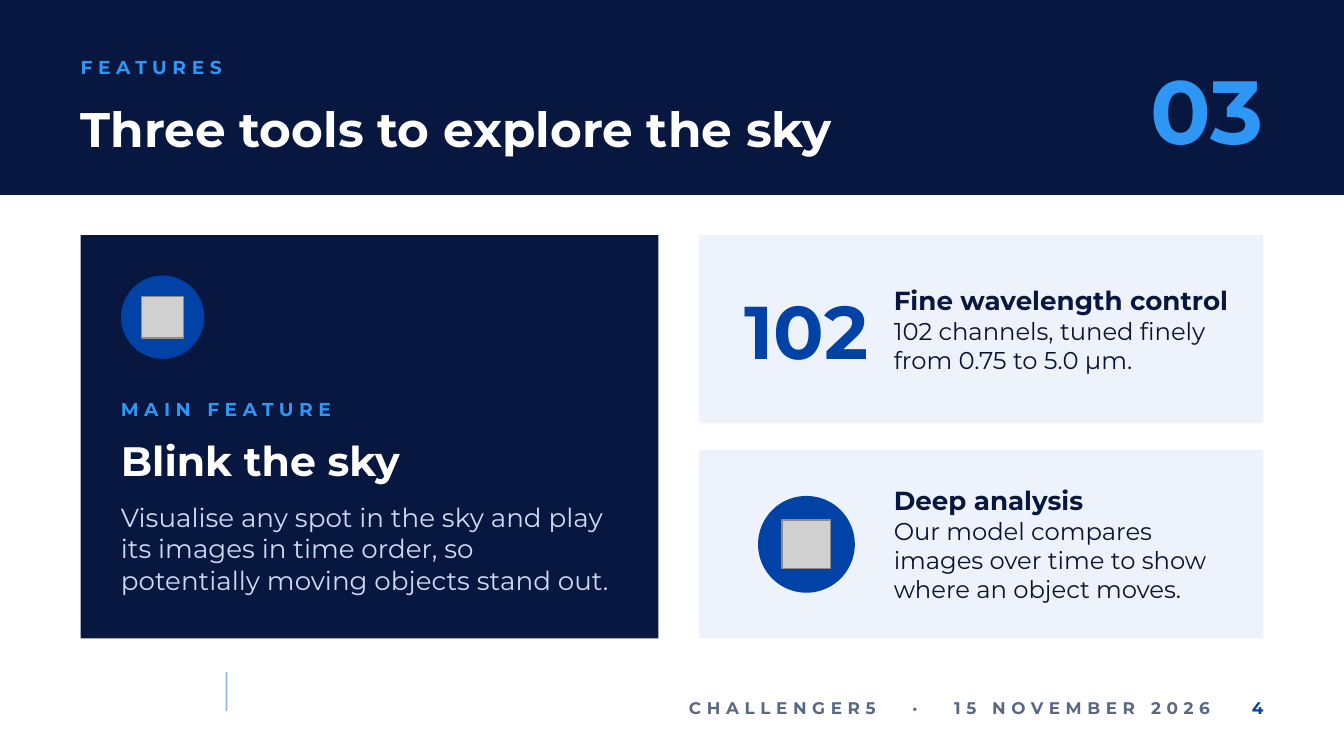
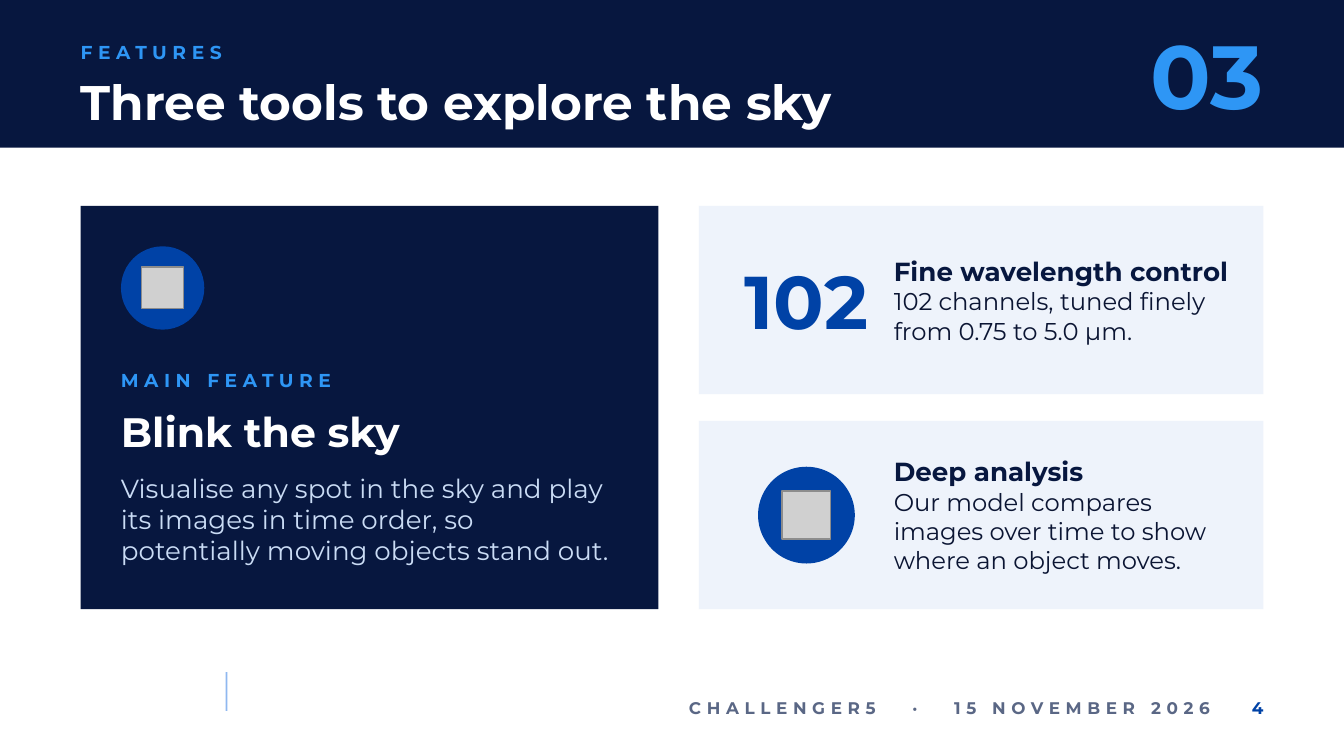
Before and after one commit to ngydc/sac-challenger5, a slide deck: slide 4 of docs/submission/CHALLENGER5_pitch.pptx. Drawn at 1344x756 pixels with LibreOffice and Linux fonts; fonts in the diff are those of the drawing; grey boxes stand for pictures; background and template pictures are left out. Boxes give left, top, right and bottom in pixels: in the first picture for what was removed or moved away, otherwise in the second. Text is boxed around its words. In the diff, an @@ line names an element or a change of style, - is before the commit and + after.

```diff
--- a/docs/submission/CHALLENGER5_pitch.pptx
+++ b/docs/submission/CHALLENGER5_pitch.pptx
@@ rectangle: place and size @@
-rectangle at <box>0,0,1344,195</box>
+rectangle at <box>0,0,1344,148</box>
@@ text "03": place and size @@
-text "03" at <box>1150,80,1263,145</box>
+text "03" at <box>1150,45,1263,110</box>
@@ text "FEATURES": place and size @@
-text "FEATURES" at <box>81,60,222,74</box>
+text "FEATURES" at <box>81,45,222,59</box>
@@ title "Three tools to explore the ...": place and size @@
-title "Three tools to explore the ..." at <box>81,111,831,157</box>
+title "Three tools to explore the ..." at <box>81,84,831,130</box>
@@ 6 texts, 3 rectangles, 2 pictures, 2 ellipses: place and size @@
-6 texts, 3 rectangles, 2 pictures, 2 ellipses at <box>81,235,1263,638</box>
+6 texts, 3 rectangles, 2 pictures, 2 ellipses at <box>81,206,1263,609</box>
```
Also in this commit, not shown: 4 other slides changed, 7 slides added, 1 slide removed.
